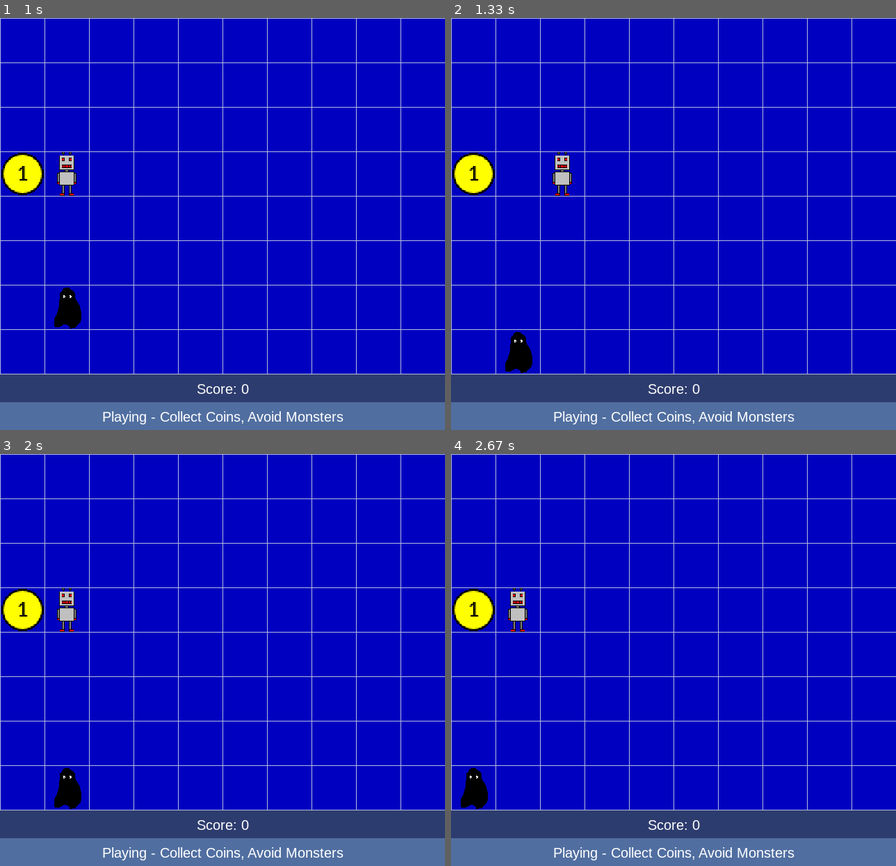
Above: before the commit, frames 1-4 (two rows, left to right).
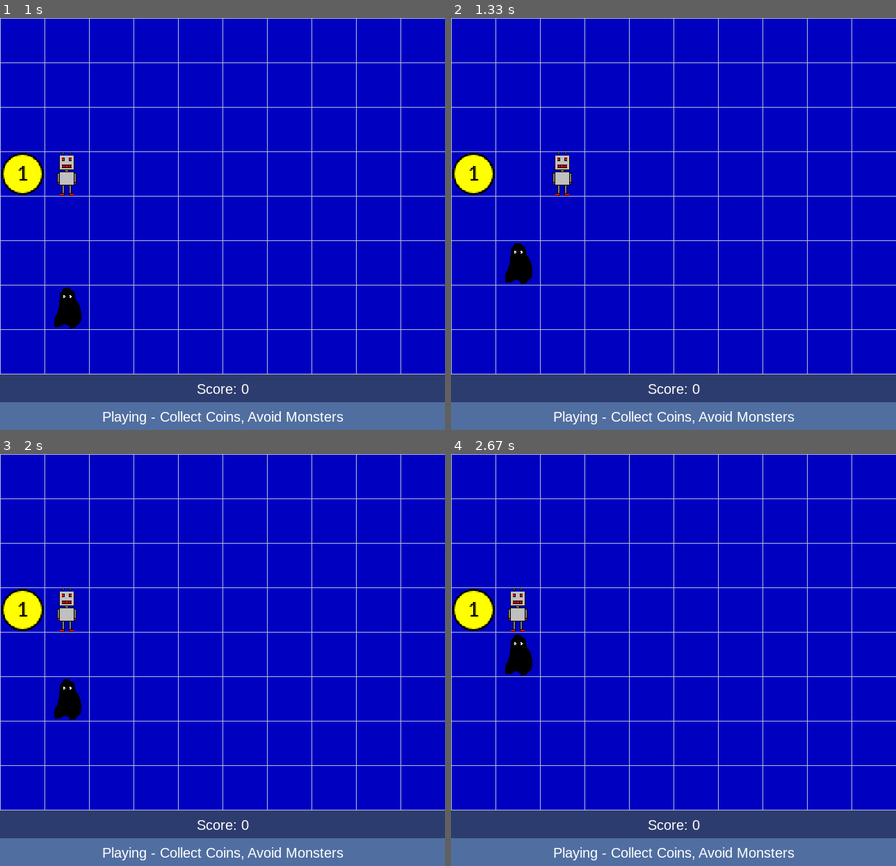
Above: after the commit, the same moments.

Repository: OHiddema/pygame
Game: pygame game, started from src/main.py
Same seed, same stepped clock (60 frames per second), same inputs: the game is played once before the commit and once after it.
Inputs:
- Up to frame 1 (1 s): hold Right 0.33-0.8 s; hold Up from 0.83 s (still down)
- Up to frame 2 (1.33 s): release Up at 1.13 s; hold Right from 1.17 s (still down)
- Up to frame 3 (2 s): release Right at 1.63 s; hold Left from 1.67 s (still down)
- Up to frame 4 (2.67 s): release Left at 2.2 s; hold Right 2.23-2.53 s; hold Left from 2.57 s (still down)

Frame 1 is identical in both runs. In frame 2, 0.8% of the frame differs, in the area x 12-19%, y 54-87%; in frame 3, 0.8%; in frame 4, 0.8%.

Commit message:
make monsters move intelligently

Diff:
--- a/src/main.py
+++ b/src/main.py
@@ -3,6 +3,7 @@
 import time
 import os
 from enum import Enum
+import random
 
 # --- GAME SETTINGS -----------------------------------------------
 # Grid sizes
@@ -10,19 +11,20 @@
 ROWS = 8
 CELL_SIZE = 64
 
-#bar sizes
+# bar sizes
 SCOREBAR_HEIGHT = 40
 STATUSBAR_HEIGHT = 40
 
 # Gameplay
-PAUSE_TIME = 2.0                # Pause time [sec] after catching a coin
-MONSTER_SPEED = 1.0             # Time [sec] between monster moves
-PAUSE_TOGGLE_INTERVAL = 0.2     # Switch time [sec] between robot and coin/monster on top
-MAX_MONSTER_PCT = 20            # Max monsters as % of grid
+PAUSE_TIME = 2.0  # Pause time [sec] after catching a coin
+MONSTER_SPEED = 1.0  # Time [sec] between monster moves
+PAUSE_TOGGLE_INTERVAL = 0.2  # Switch time [sec] between robot and coin/monster on top
+MAX_MONSTER_PCT = 20  # Max monsters as % of grid
+MONSTER_IQ = 80  # Percentage of 'intelligent' monster moves
 # -----------------------------------------------------------------
 
 GRID_W = COLS * CELL_SIZE
-GRID_H = ROWS * CELL_SIZE + 1   # +1 to get the lowest horizontal line visible!
+GRID_H = ROWS * CELL_SIZE + 1  # +1 to get the lowest horizontal line visible!
 TOTAL_HEIGHT = GRID_H + SCOREBAR_HEIGHT + STATUSBAR_HEIGHT
 
 # colors
@@ -148,20 +150,44 @@
 
         return legal
 
-    def move_randomly(self, game_state: "GameState"):
+    def move_intelligent(self, game_state: "GameState"):
         legal = self.get_legal_moves(game_state)
         if not legal:
-            return  # no valid move
-
-        dx, dy = random.choice(legal)
+            return
+
+        # Chance of making a smart move, instead of a totally ranom move
+        is_smart = random.random() < MONSTER_IQ / 100
+
+        if is_smart:
+            # --- INTELLIGENT MOVEMENT ---
+            target_x, target_y = game_state.robot.x, game_state.robot.y
+            best_moves = []
+            min_distance = float("inf")
+
+            for dx, dy in legal:
+                new_x = self.x + dx
+                new_y = self.y + dy
+                dist = abs(new_x - target_x) + abs(new_y - target_y)
+
+                if dist < min_distance:
+                    min_distance = dist
+                    best_moves = [(dx, dy)]
+                elif dist == min_distance:
+                    best_moves.append((dx, dy))
+
+            # From all the best moves, randomly pick one
+            dx, dy = random.choice(best_moves)
+
+        else:
+            # --- RANDOM MOVEMENT ---
+            dx, dy = random.choice(legal)
+
+        # Execute the chosen move
+        old_pos = (self.x, self.y)
+        game_state._grid_occupied.pop(old_pos, None)
+
         new_x = self.x + dx
         new_y = self.y + dy
-
-        # Remove from old position in grid map
-        old_pos = (self.x, self.y)
-        game_state._grid_occupied.pop(old_pos, None)
-
-        # Move and place in new position (also updates grid occupied)
         game_state._place_at(new_x, new_y, self)
 
 
@@ -350,7 +376,7 @@
             case self.PauseState.MONSTER:
 
                 overlay = pygame.Surface((GRID_W, GRID_H), pygame.SRCALPHA)
-                overlay.fill((0, 0, 0, 128)) # Black with 50% transparency
+                overlay.fill((0, 0, 0, 128))  # Black with 50% transparency
                 self.screen.blit(overlay, (0, 0))
 
                 top, bottom = (
@@ -372,7 +398,7 @@
         if now - self.last_monster_move >= self.monster_move_delay:
             self.last_monster_move = now
             for m in self.monsters:
-                m.move_randomly(self)
+                m.move_intelligent(self)
             # right after the monsters have moved, check if they ran into the robot
             self.check_monster_collisions()
 
